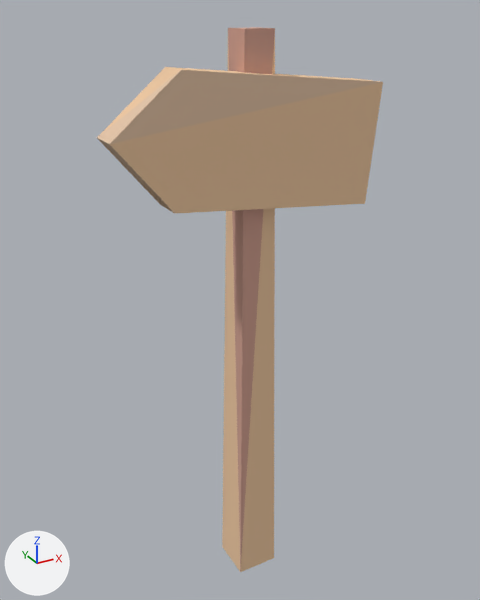
The glTF model example_game/world/props/signpost-single.prop/model.glb: old version first, new version second.
Rendered twice from a 50 mm camera at (-0.578, -1.039, 1.161) aimed at (0.01, 0.03, 0.626). Every picture has the same lights, and +X, +Y and +Z are marked at lower left. The older version comes first. Vertices at exactly the same position are counted once.

The first picture shows 'model'.
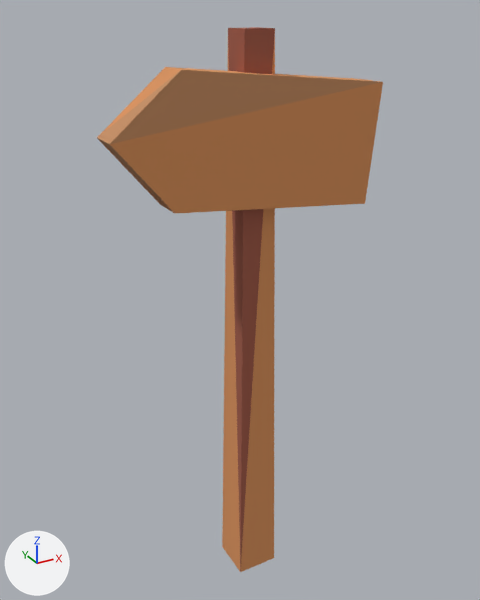
What the commit changed:
me_model has 18 vertices, 28 faces and spans x -0.261..0.261, y -0.054..0.054, z -0.02..1.13.
me_model is used by ob_model.
me_model part 1: 20 faces centred in x -0.227..0.254, y -0.054..0.048, z -0.02..1.062 are repainted in the vertex colours; the middle colour goes from beige #edc7a0 to orange #d9915a.
me_model part 2: 8 faces centred in x -0.014..0.247, y -0.033..0.043, z 0.747..1.13 are repainted in the vertex colours; the middle colour goes from beige #d0a090 to brown #a05a47.

Where the change shows, as pixel boxes (x1, y1, x2, y2) in the pictures (480 x 600 px):
part 1 of me_model, recoloured (beige to orange)
    both: (97, 34, 383, 572)
part 2 of me_model, recoloured (darker)
    both: (228, 27, 275, 572)
